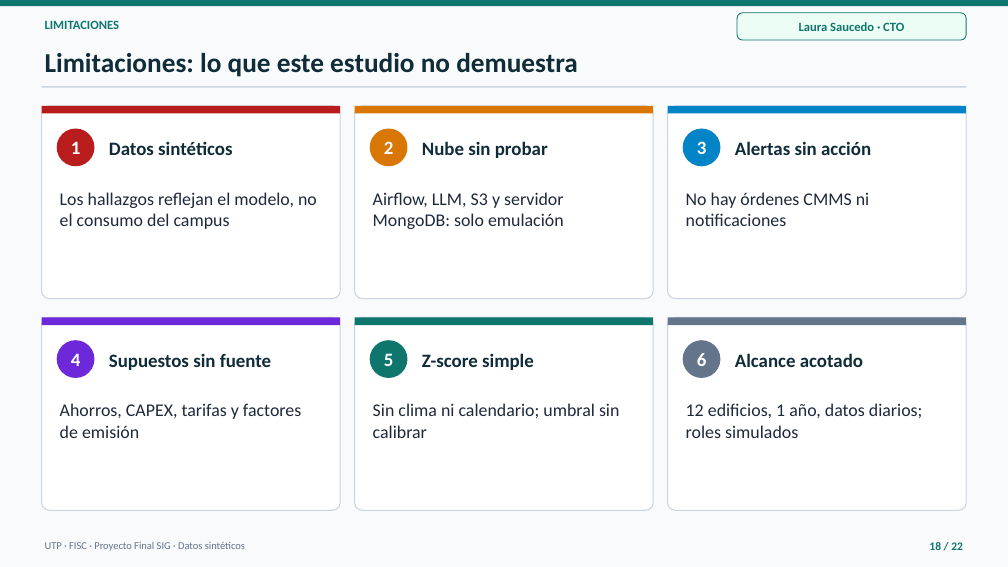
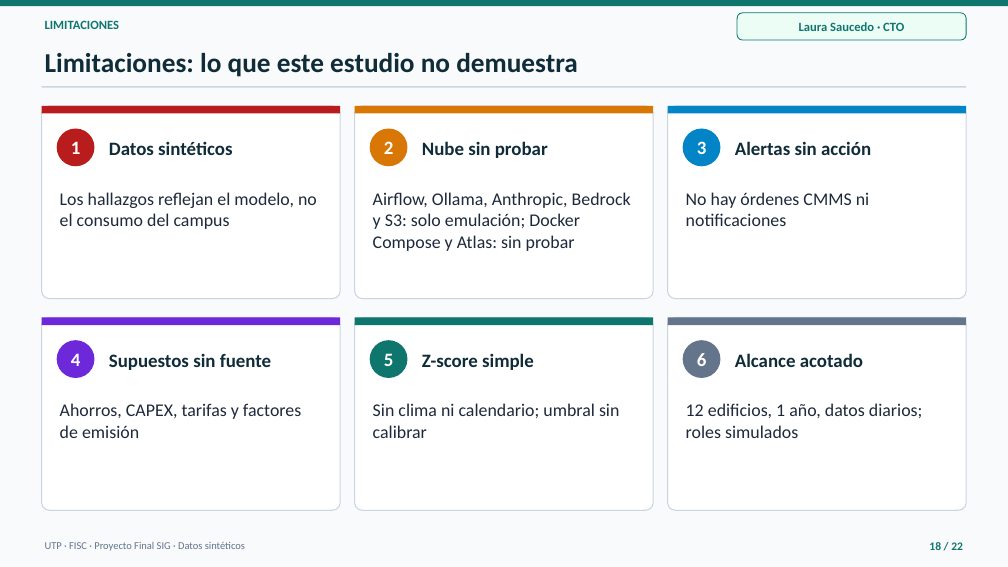
Before and after one commit to Samycaballero/sig-energia-ciudad-del-saber, a slide deck: slide 18 of presentacion/Presentacion_SIG_Energia_Ciudad_del_Saber.pptx. Drawn at 1008x567 pixels with LibreOffice and Linux fonts; fonts in the diff are those of the drawing. Boxes give left, top, right and bottom in pixels: in the first picture for what was removed or moved away, otherwise in the second. Text is boxed around its words. In the diff, an @@ line names an element or a change of style, - is before the commit and + after.

```diff
--- a/presentacion/Presentacion_SIG_Energia_Ciudad_del_Saber.pptx
+++ b/presentacion/Presentacion_SIG_Energia_Ciudad_del_Saber.pptx
@@ text at bbox=[373, 192, 631, 251]: text changed @@
-Airflow, LLM, S3 y servidor MongoDB: solo emulación
+Airflow, Ollama, Anthropic, Bedrock y S3: solo emulación; Docker Compose y Atlas: sin probar
```
Also in this commit, not shown: 5 other slides changed, 13 other files.
